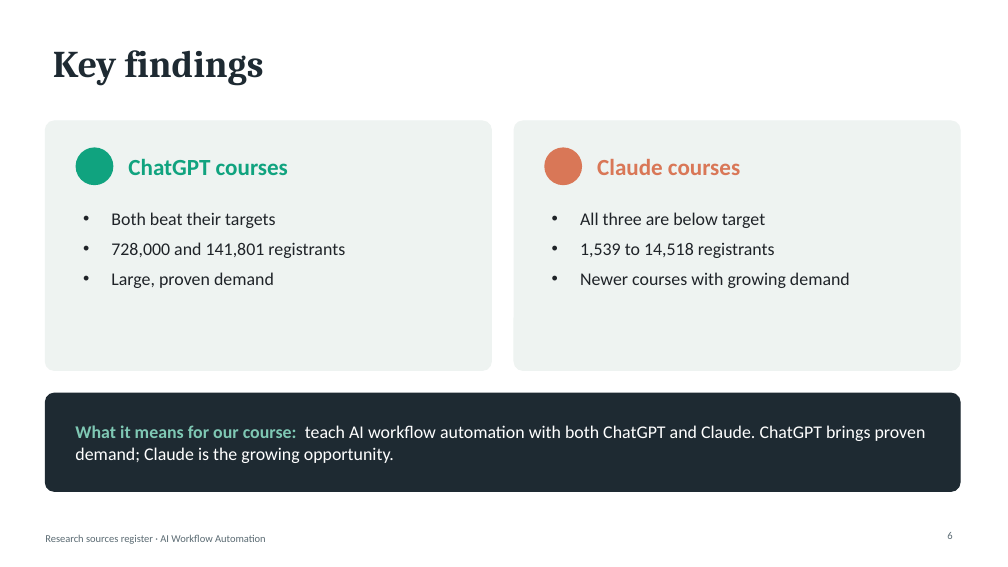
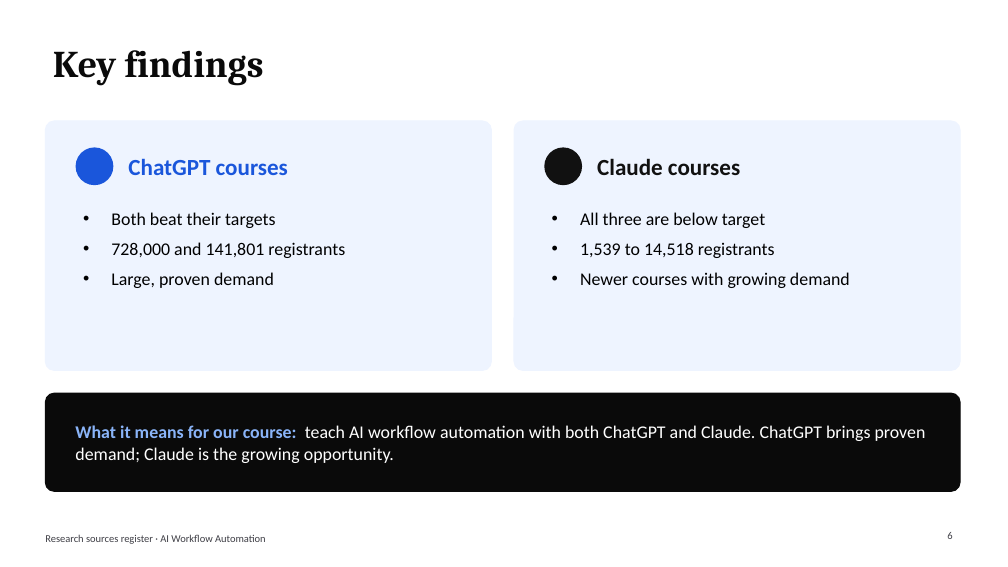
Before and after one commit to BadboyVee/BlackHoleeee, a slide deck: slide 6 of research-register/ChatGPT_Claude_Courses_Presentation.pptx. Drawn at 1008x567 pixels with LibreOffice and Linux fonts; fonts in the diff are those of the drawing. Boxes give left, top, right and bottom in pixels: in the first picture for what was removed or moved away, otherwise in the second. Text is boxed around its words. In the diff, an @@ line names an element or a change of style, - is before the commit and + after.

```diff
--- a/research-register/ChatGPT_Claude_Courses_Presentation.pptx
+++ b/research-register/ChatGPT_Claude_Courses_Presentation.pptx
@@ title "Key findings" at bbox=[53, 50, 264, 86]: text colour #1E2A32 to #0A0A0A @@
@@ rounded rectangle at bbox=[45, 121, 492, 371]: fill #EEF3F1 to #EEF4FF; outline #EEF3F1 1 pt to #EEF4FF 1 pt @@
@@ ellipse at bbox=[76, 147, 113, 185]: fill #10A37F to #1A56DB @@
@@ text "ChatGPT courses" at bbox=[128, 158, 288, 175]: text colour #10A37F to #1A56DB @@
@@ rounded rectangle at bbox=[514, 121, 960, 371]: fill #EEF3F1 to #EEF4FF; outline #EEF3F1 1 pt to #EEF4FF 1 pt @@
@@ ellipse at bbox=[544, 147, 582, 185]: fill #D97757 to #111111 @@
@@ text "Claude courses" at bbox=[597, 158, 740, 175]: text colour #D97757 to #111111 @@
@@ text "Both beat their targets" at bbox=[111, 212, 345, 288]: text colour #1F2328 to #000000 @@
@@ text "All three are below target" at bbox=[580, 212, 850, 288]: text colour #1F2328 to #000000 @@
@@ rounded rectangle at bbox=[45, 393, 960, 492]: fill #1E2A32 to #0A0A0A; outline #1E2A32 1 pt to #0A0A0A 1 pt @@
@@ text "What it means for our ..." at bbox=[75, 425, 926, 463]: text colour #7FC8B4 to #8AB4F8 in "What it means for our course:" @@
@@ text "Research sources register · AI ..." at bbox=[45, 534, 266, 544]: text colour #5B6B73 to #3F3F46 @@
@@ page number at bbox=[947, 532, 952, 539]: text colour #5B6B73 to #3F3F46 @@
```
Also in this commit, not shown: 5 other slides changed, 3 other files.
